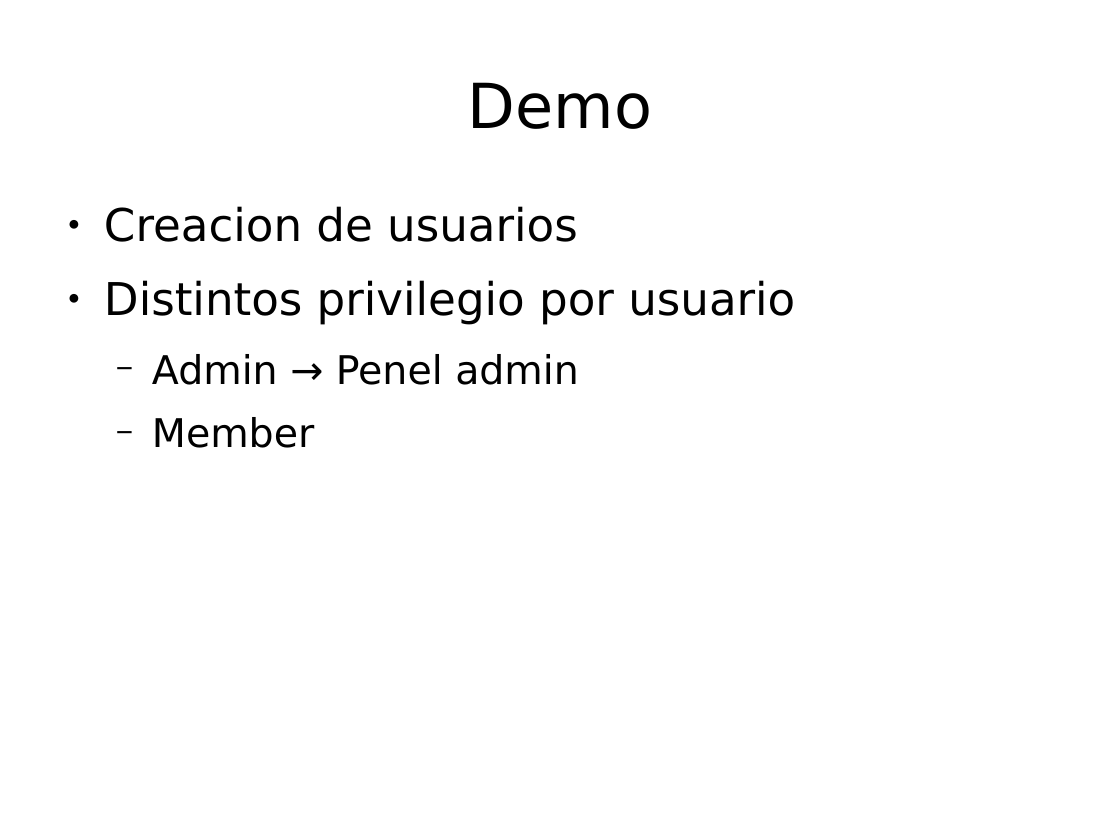
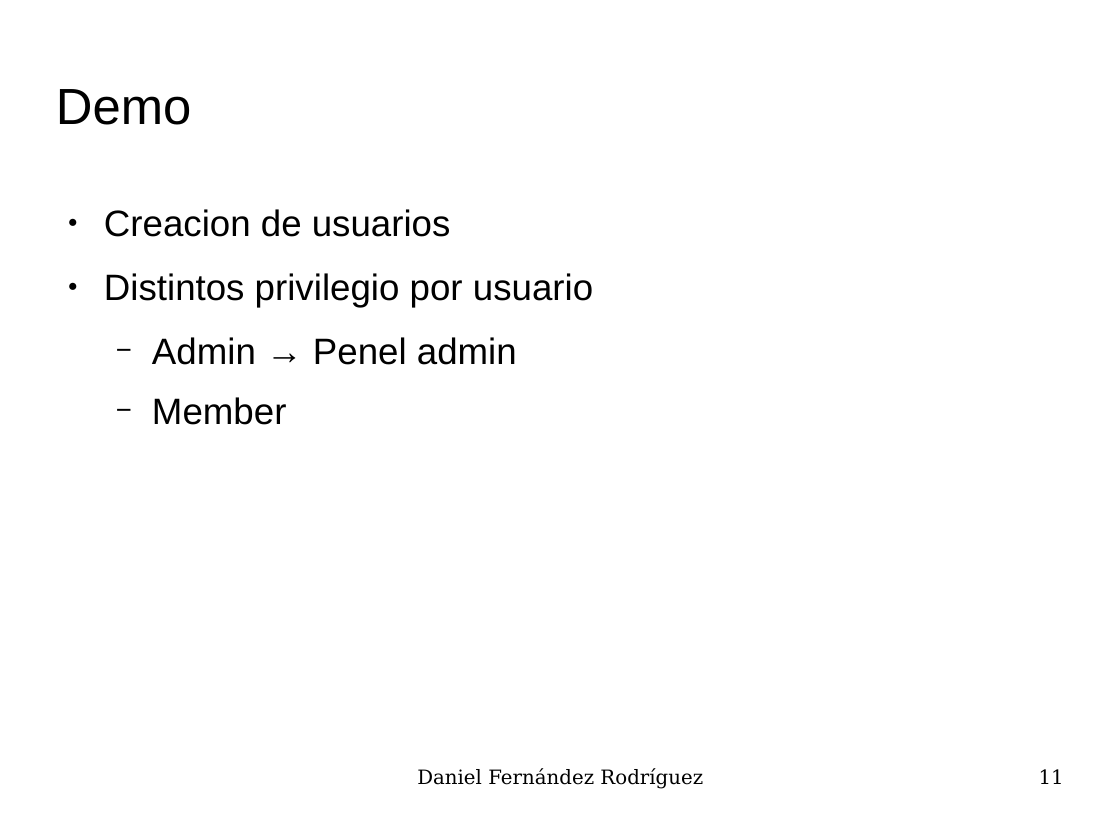
Before and after one commit to UO180222/tfg, a slide deck: slide 11 of docs/presentacion.odp (slide 10 before the commit). Drawn at 1120x840 pixels with LibreOffice and Linux fonts; fonts in the diff are those of the drawing; background and template pictures are left out. Boxes give left, top, right and bottom in pixels: in the first picture for what was removed or moved away, otherwise in the second. Text is boxed around its words. In the diff, an @@ line names an element or a change of style, - is before the commit and + after.

```diff
--- a/docs/presentacion.odp
+++ b/docs/presentacion.odp
@@ title "Demo": place and size @@
-title "Demo" at [468, 82, 652, 129]
+title "Demo" at [56, 89, 191, 125]
@@ title "Demo" at [56, 89, 191, 125]: size 44 to 36 pt, font DejaVu Sans to Arial; alignment centre to left @@
@@ text "Creacion de usuarios" at [104, 209, 593, 425]: size 32 to 26 pt in "Creacion de usuarios", "Distintos privilegio por usuario"; font DejaVu Sans to Arial; size 28 to 26 pt in "Admin → Penel admin", "Member" @@
@@ text added at [417, 769, 703, 789], 14 pt, text #000000 @@
+Daniel Fernández Rodríguez
@@ page number added at [1039, 769, 1064, 784], 14 pt, text #000000 @@
+11
```
Also in this commit, not shown: 8 other slides changed, 4 slides added, 1 slide removed, 1 other file.
